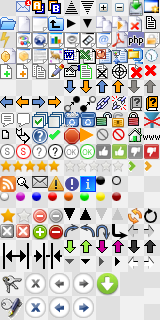
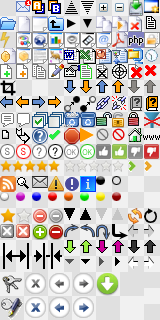
Layered file, before and after one edit (160x320). Changes by layer:
added layer "crop" above "bg24" over [0, 80, 16, 96]
